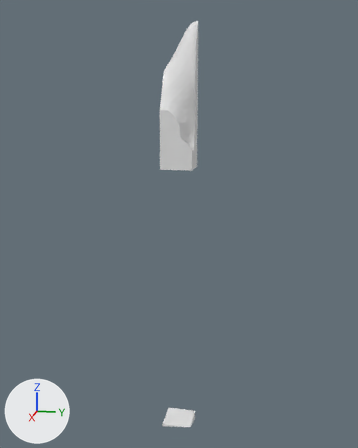
The glTF model assets/terrain/surface_pieces/surf_15_9.glb: old version first, new version second.
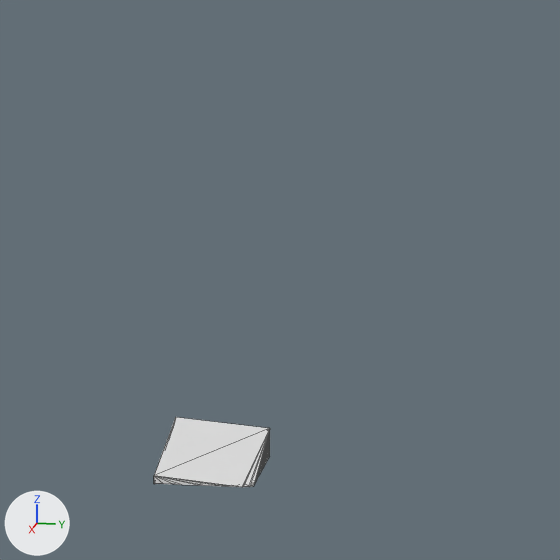
There are two pictures of each version: one whole from a camera (50 mm lens) standing at (44.7, 77.9, 0.2) and looking at (-33.3, 62.3, -19.3), one close up on the part from 33% to 77% of the width and 65% to 100% of the height. Arrows for +X, +Y and +Z are at lower left; the lights stay in place. The older version's two pictures come first. The close-ups show mesh edges as thin lines. Where no turn or scale is listed for an object, it has been applied to the vertices.

The first close-up shows 'layer_14'.
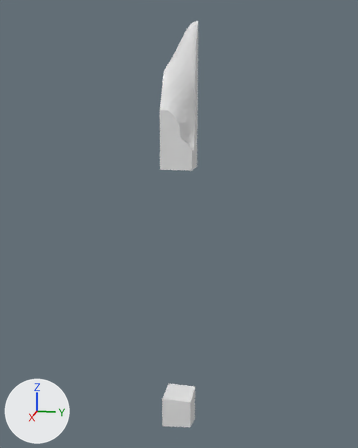
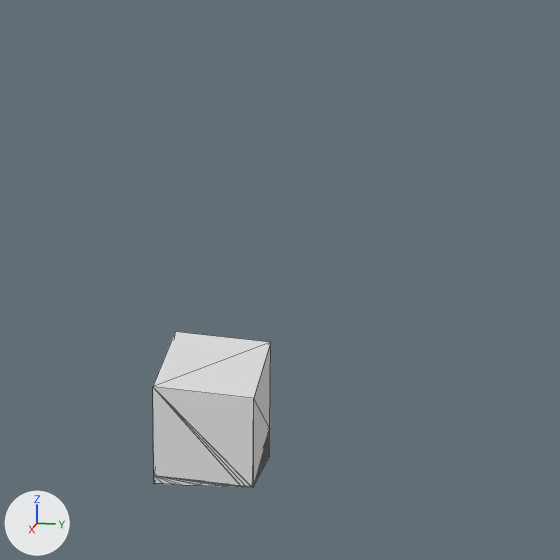
Changed parts and their boxes (x1, y1, x2, y2) in the close-ups (560 x 560 px):
'layer_13', added
    after: (153, 332, 271, 488)
'layer_14', unchanged, covered by the edit
    before: (154, 417, 270, 487)
    after: (154, 429, 270, 487)

Patch to the scene script:
```diff
--- a/assets/terrain/surface_pieces/surf_15_9.glb.py
+++ b/assets/terrain/surface_pieces/surf_15_9.glb.py
@@ me_layer_13 @@
+me_layer_13.from_pydata(...)  # 19 vertices, 34 faces; spans x -35.0..-30.0, y 60.0..65.0, z -55.0..-50.0
@@ ob_layer_13 @@
+ob_layer_13 = bpy.data.objects.new('layer_13', me_layer_13)
+ob_layer_13.location = (0.0, 0.0, 0.0)
```
